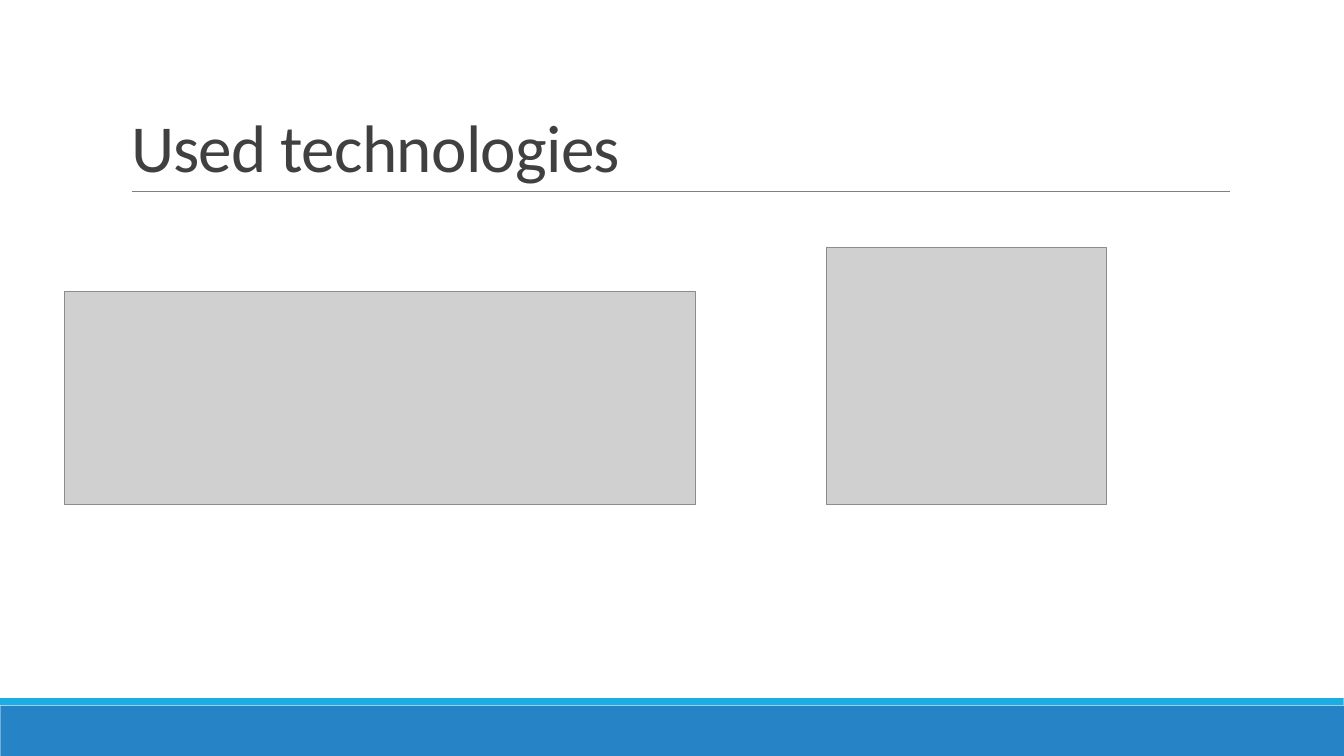
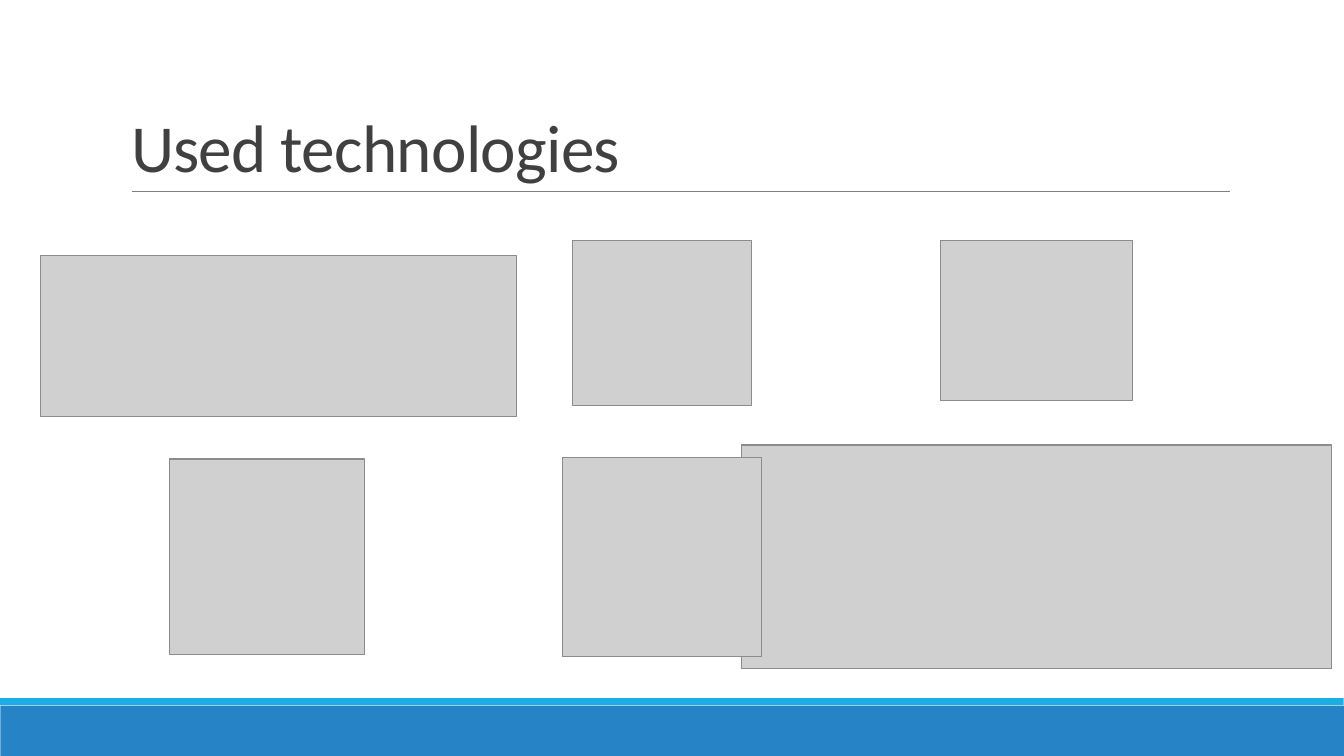
Before and after one commit to nokia-wroclaw/innovativeproject-network-evolution, a slide deck: slide 3 of Network_Evolution_Analysis.pptx. Drawn at 1344x756 pixels with LibreOffice and Linux fonts; fonts in the diff are those of the drawing; grey boxes stand for pictures. Boxes give left, top, right and bottom in pixels: in the first picture for what was removed or moved away, otherwise in the second. Text is boxed around its words. In the diff, an @@ line names an element or a change of style, - is before the commit and + after.

Commit message:
Updated presentation

```diff
--- a/Network_Evolution_Analysis.pptx
+++ b/Network_Evolution_Analysis.pptx
@@ picture resized from (x1=65, y1=291, x2=696, y2=504) to (x1=40, y1=256, x2=516, y2=416) @@
@@ picture resized from (x1=827, y1=247, x2=1107, y2=505) to (x1=573, y1=241, x2=752, y2=406) @@
@@ picture added at (x1=941, y1=241, x2=1132, y2=401) @@
@@ picture added at (x1=742, y1=445, x2=1333, y2=668) @@
@@ picture added at (x1=169, y1=459, x2=365, y2=654) @@
@@ picture added at (x1=563, y1=458, x2=762, y2=657) @@
```
Also in this commit, not shown: 2 other slides changed.
